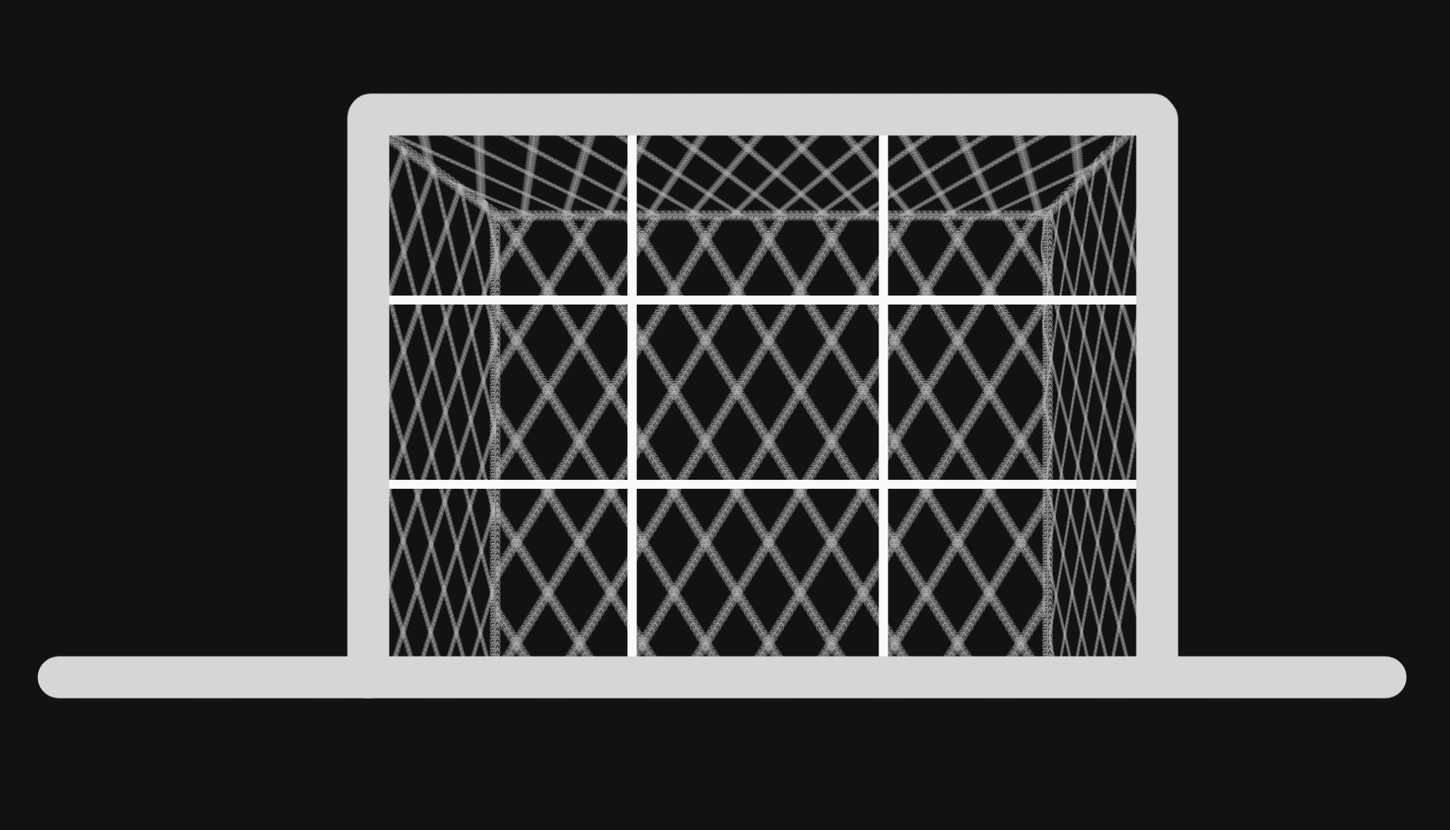
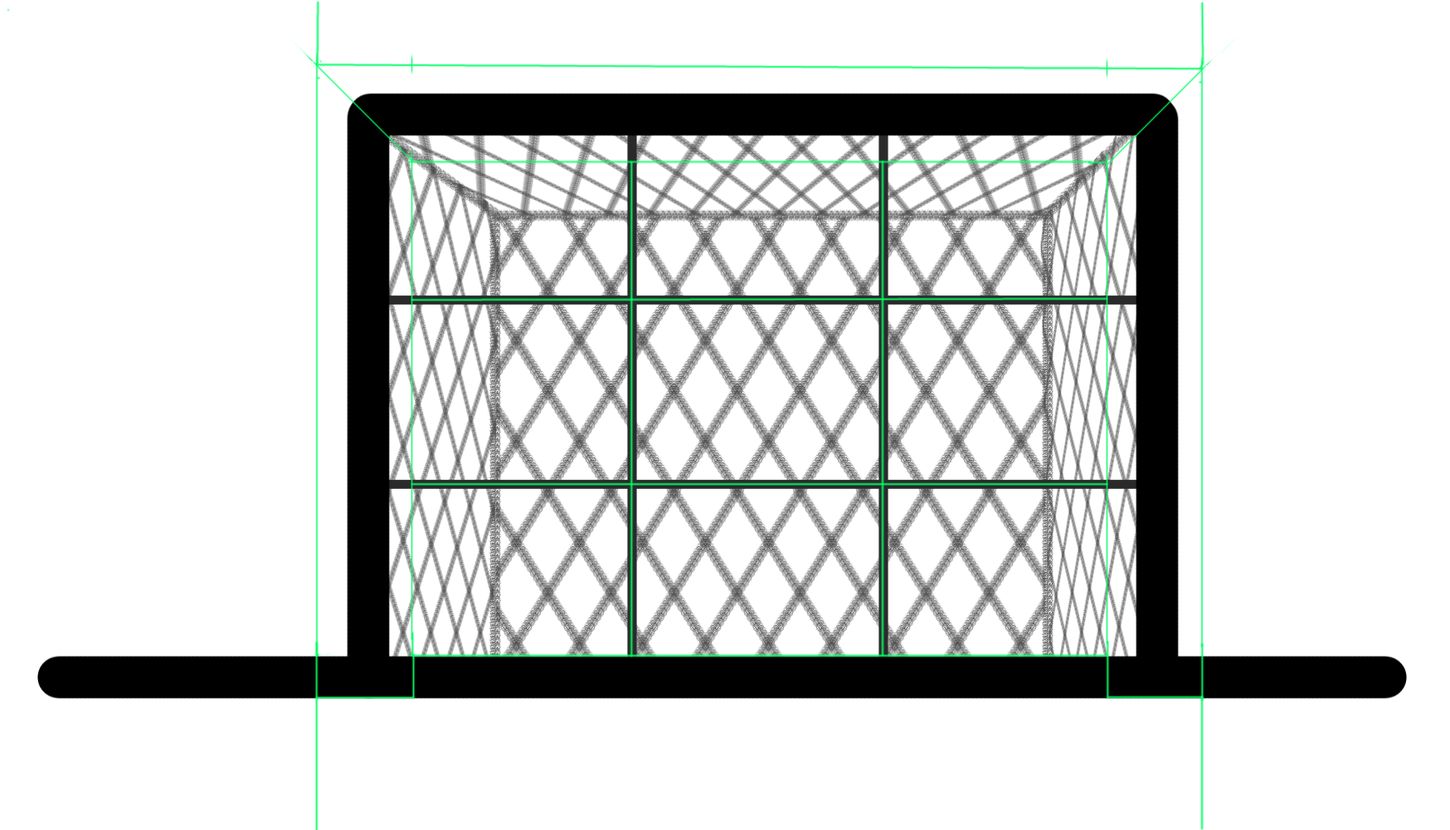
Layered file, before and after one edit (1450 × 830). Changes by layer:
added layer "nombres-areas" above "dark-marco-porteria" over [5, 0, 1262, 830]
hid "dark-marco-porteria" over [37, 92, 1408, 699]
showed "marco-porteria" over [37, 92, 1408, 699]
hid "dark-zonas-porteria" over [365, 119, 1159, 671]
showed "zonas-porteria" over [365, 119, 1159, 671]
hid "dark-malla" over [378, 128, 1134, 670]
showed "malla" over [378, 128, 1134, 670]
hid "dark-malla2" over [365, 109, 1160, 684]
showed "malla2" over [365, 109, 1160, 684]
hid "dark-background" over [0, 0, 1450, 830]
